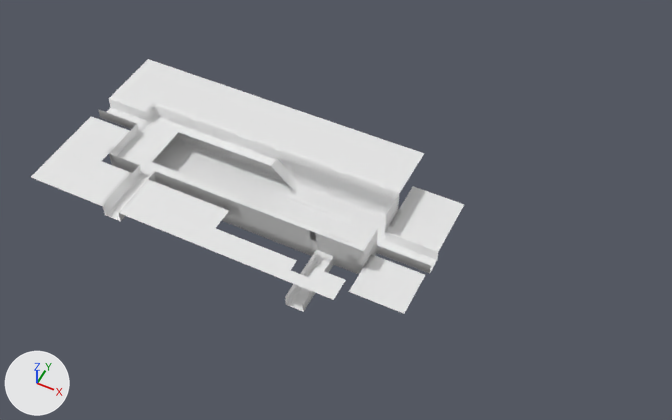
The OBJ model Ods217/Assets/Level_Data/lvl_DerelictShip/Meshes/lvl_shipLongRoomTop.obj: old version first, new version second.
Both versions are drawn from a 50 mm lens placed at (72.6, -93.4, 113.3), pointed at (24.3, 3.1, -7.3). The axes (+X, +Y, +Z) are drawn at lower left. The lights are the same throughout. Where no turn or scale is listed for an object, it has been applied to the vertices. Vertices at the same position are counted once.
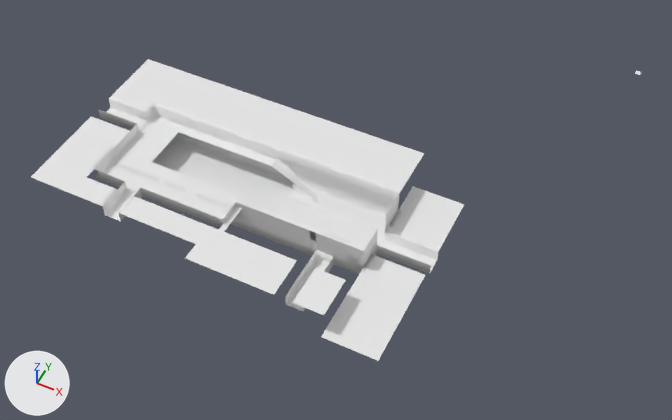
Commit message: Worked a bit more on Derelict ship models

Location of each change, (x1, y1, x2, y2) in pixels of the pictures (672 x 420 px; the box of a moved part takes in the faces that stretch with it):
'Default', reshaped (41% wider, 18% taller)
    before: (31, 59, 464, 314)
    after: (31, 59, 641, 361)
part 1 of me_default, added
    after: (219, 207, 242, 231)
part 2 of me_default, built on
    before: (90, 154, 309, 287)
    after: (94, 154, 404, 361)
part 3 of me_default, moved or reshaped
    before: (271, 159, 296, 190)
    after: (271, 159, 318, 198)

What the commit changed:
me_default is used by ob_default; location (0.0, 0.0, 0.0).
me_default had 2576 vertices, 4612 faces and spanned x -17.0..46.0, y -23.0..10.0, z -3.0..6.0.
me_default now has 2744 vertices, 4902 faces and spans x -17.0..63.0, y -27.0..54.0, z -3.0..6.0.
me_default part 1: a new loose piece of 14 vertices spanning x 15.0..16.0, y -19.0..-13.0, z 5.0.
me_default part 2: 10 vertices moved from x 0.0..31.0, y -23.0..-15.0, z 6.0 to x 1.0..32.0, y -24.0..-15.0, z 4.0..6.0; 81 vertices removed from x -8.0..31.0, y -23.0..-13.0, z 6.0; 231 vertices added at x -9.0..46.0, y -27.0..-14.0, z 2.0..6.0.
me_default part 3: 2 vertices removed from x 17.0, y -2.0..-1.0, z 2.0; 2 vertices added at x 19.0, y -2.0..-1.0, z 2.0.
